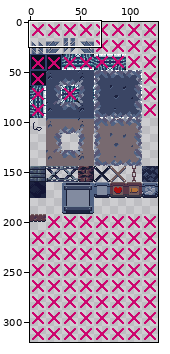
Sprite sheet: src/resource/tileset/BackGroundTileset.png. The first picture is a wide view before the edit; the outline marks the close-up.
Close-up. Before:
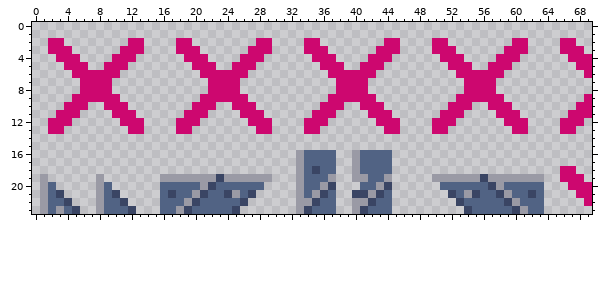
The file is 128x320 pixels. Shown: x 0..69, y 0..23. The commit also changed other parts of the picture, which this record leaves out.
The same view after the edit:
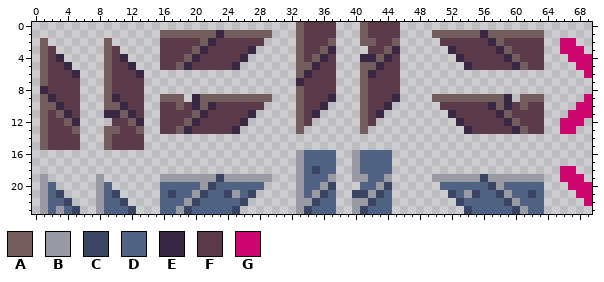
Palette (. is transparent): A #735c5c  B #9a9aa5  C #3a4564  D #516384  E #382743  F #5a3948  G #cd076f
Diff:
@@ x 0..69 @@
- 0 ......................................................................
- 1 ......................................................................
- 2 ..GG........GG....GG........GG....GG........GG....GG........GG....GG..
- 3 ..GGG......GGG....GGG......GGG....GGG......GGG....GGG......GGG....GGG.
- 4 ...GGG....GGG......GGG....GGG......GGG....GGG......GGG....GGG......GGG
- 5 ....GGG..GGG........GGG..GGG........GGG..GGG........GGG..GGG........GG
- 6 .....GGGGGG..........GGGGGG..........GGGGGG..........GGGGGG..........G
- 7 ......GGGG............GGGG............GGGG............GGGG............
- 8 ......GGGG............GGGG............GGGG............GGGG............
- 9 .....GGGGGG..........GGGGGG..........GGGGGG..........GGGGGG..........G
-10 ....GGG..GGG........GGG..GGG........GGG..GGG........GGG..GGG........GG
-11 ...GGG....GGG......GGG....GGG......GGG....GGG......GGG....GGG......GGG
-12 ..GGG......GGG....GGG......GGG....GGG......GGG....GGG......GGG....GGG.
-13 ..GG........GG....GG........GG....GG........GG....GG........GG....GG..
-14 ......................................................................
-15 ......................................................................
+ 0 .................................AFFFF...AFFFF........................
+ 1 ................AAAAAAAEAAAAAA...AFFFF...AFFFF....AAAAAAEAAAAAAA......
+ 2 .A.......A......FFFFFAEFFFFFF....AFFFA...AAFFA.....FFFFFFEAFFFFF..GG..
+ 3 .AF......AF.....FFFFAEFFFFFE.....AFFAE....FFAE......EFFFFFEAFFFF..GGG.
+ 4 .AFE.....AFE....FFFAEFFFFFE......AFAEF...EEAEF.......EFFFFFEAFFF...GGG
+ 5 .AFFE....AFFE...FFAEFFFFFE.......AAEFF...AAEFF........EFFFFFEAFF....GG
+ 6 .AFFFE...AFFFE...................AEFFF...AEFFF.......................G
+ 7 .AFFFF...AFFFF...................EFFFF...AFFFF........................
+ 8 .EFFFF...AFFFF...................AFFFF...AFFFF........................
+ 9 .AEFFF...AEFFF..AAA.EAAAAAAAAA...AFFFE...AFFFE....AAAAAAAAAE.AAA.....G
+10 .AAEFF...AAEFF..FFAFEAEFFFFFF....AFFE....AFFE......FFFFFFEAEFAFF....GG
+11 .AFAEF...EEAEF..FFFFAEFFFFFE.....AFE.....AFE........EFFFFFEAFFFF...GGG
+12 .AFFAE....FFAE..FFFAEFFFFFE......AF......AF..........EFFFFFEAFFF..GGG.
+13 .AFFFA...AAFFA..FFAEFFFFFE.......A.......A............EFFFFFEAFF..GG..
+14 .AFFFF...AFFFF........................................................
+15 .AFFFF...AFFFF........................................................
 16 .................................BDDDD..BDDDD.........................
Pixel boxes of the changes (left, top, right, bottom) in both close-ups:
changed: (296, 22, 544, 134)
changed: (40, 30, 272, 150)
